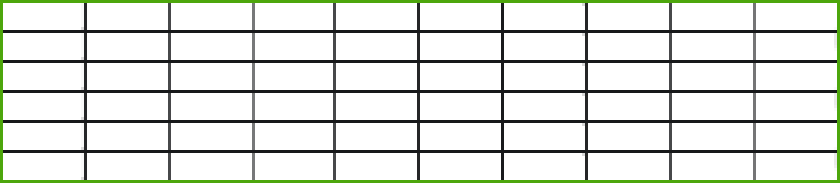
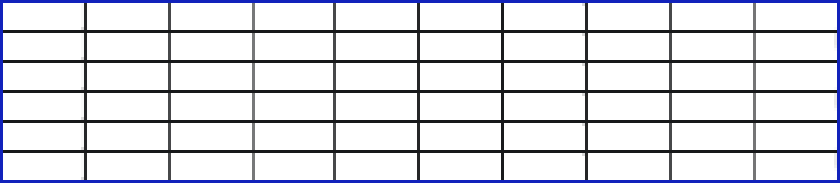
Layers edited between the first and the second 840px x 183px image:
painted on "Rectangle 1" over [0, 0, 840, 183]
